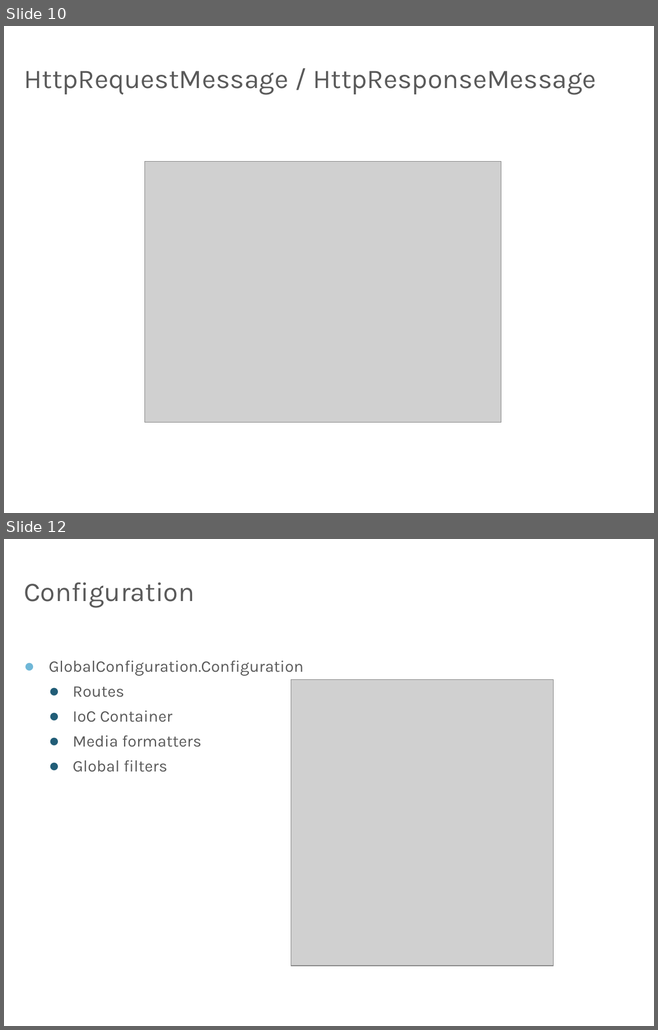
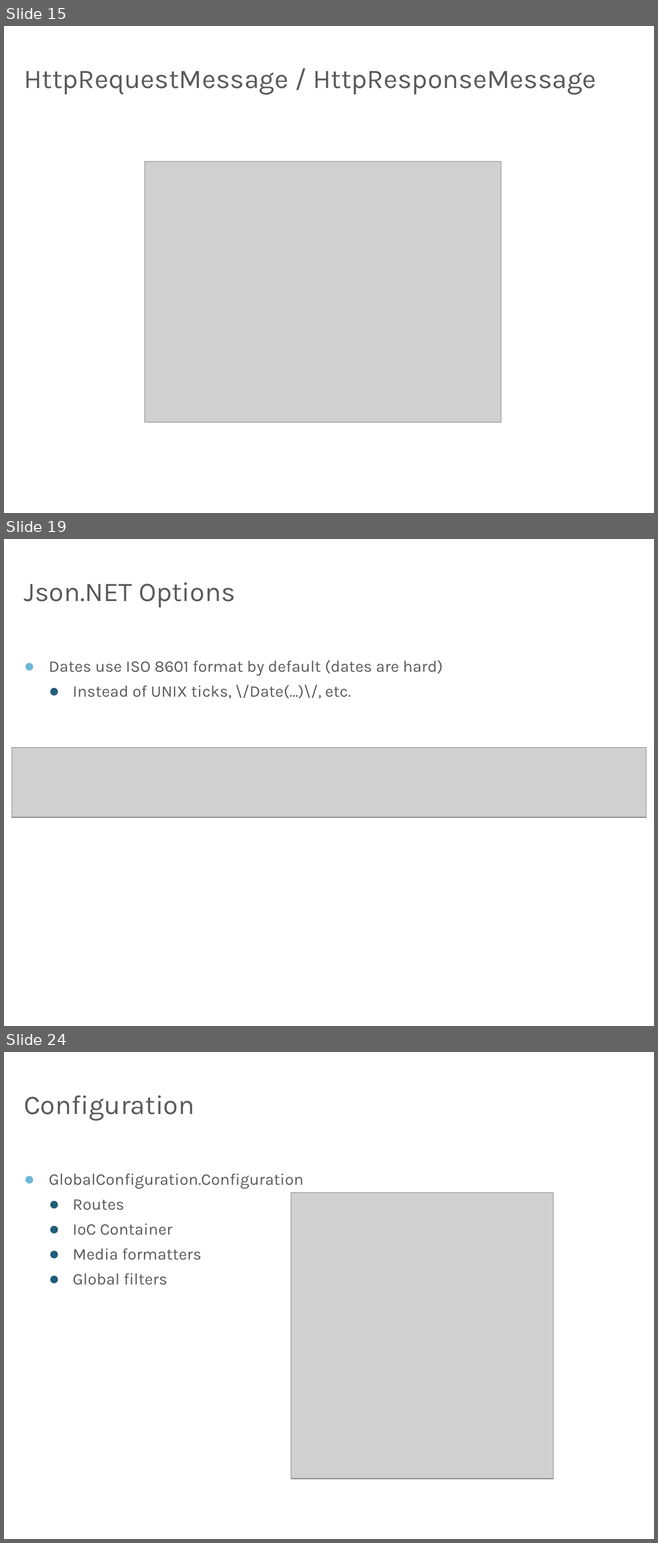
Before and after one commit to OdeToCode/classes, a slide deck: mvc/slides/w2_WebAPI_Core.pptx. Shown one above the other, each under a label of ours: slides 10 and 12 before the commit, slides 15, 19 and 24 after it; the slides between them are not shown. The pictures are 658x1030 and 658x1543 pixels, drawn with LibreOffice and Linux fonts; fonts in the diff are those of the drawing; grey boxes stand for pictures; background and template pictures are left out. Boxes give left, top, right and bottom in pixels: in the first picture for what was removed or moved away, otherwise in the second. Text is boxed around its words. In the diff, an @@ line names an element or a change of style, - is before the commit and + after.

```diff
--- a/mvc/slides/w2_WebAPI_Core.pptx
+++ b/mvc/slides/w2_WebAPI_Core.pptx
@@ slide 19 added at (4, 539, 654, 1026), background picture (left out) @@
@@ title added at (24, 583, 235, 607), 30 pt, text #595959 @@
+Json.NET Options
@@ text added at (49, 660, 442, 699), 18 pt, text #595959 @@
+● Dates use ISO 8601 format by default (dates are hard)
+  ● Instead of UNIX ticks, \/Date(…)\/, etc.
@@ picture added at (12, 748, 646, 817) @@
@@ what was slide 10 is now slide 15 @@
@@ what was slide 12 is now slide 24 @@
```
Also in this commit, not shown: 1 slide changed, 15 other slides added, 1 other file.
